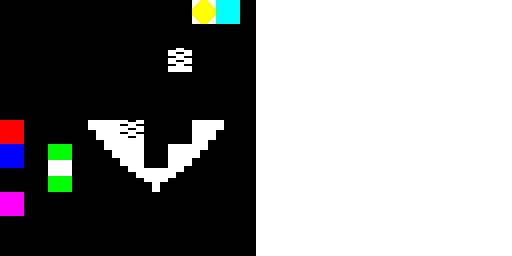
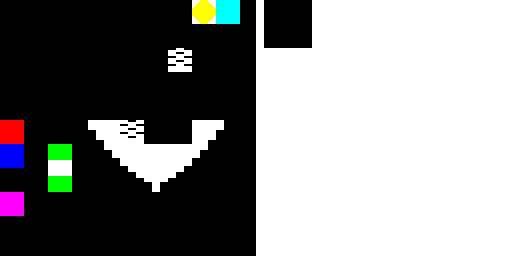
Revision of a layered 512×256 image; what changed, layer by layer:
added layer "Pasted Layer" above "Background" over [144, 144, 168, 168]
painted on "Background" over [264, 0, 312, 48]
